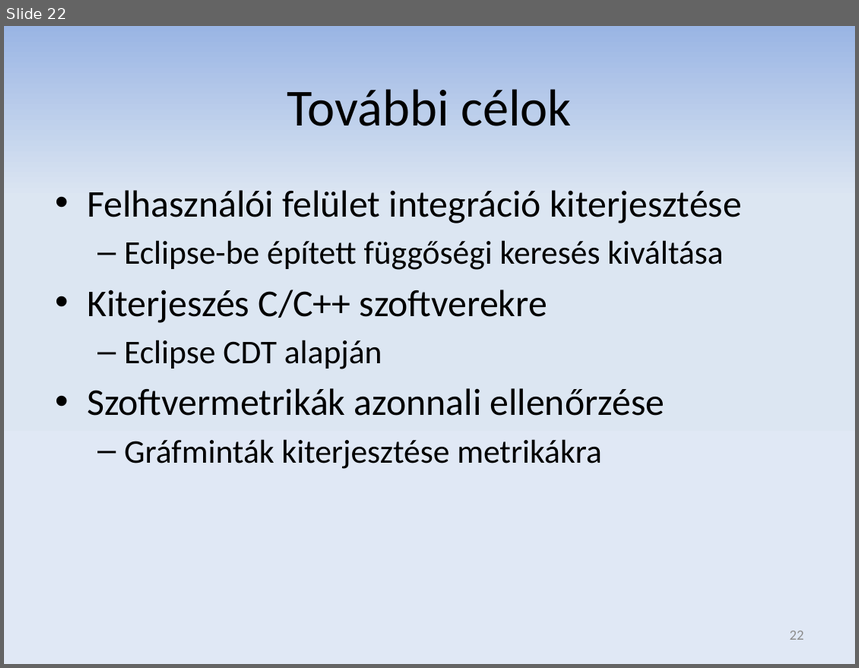
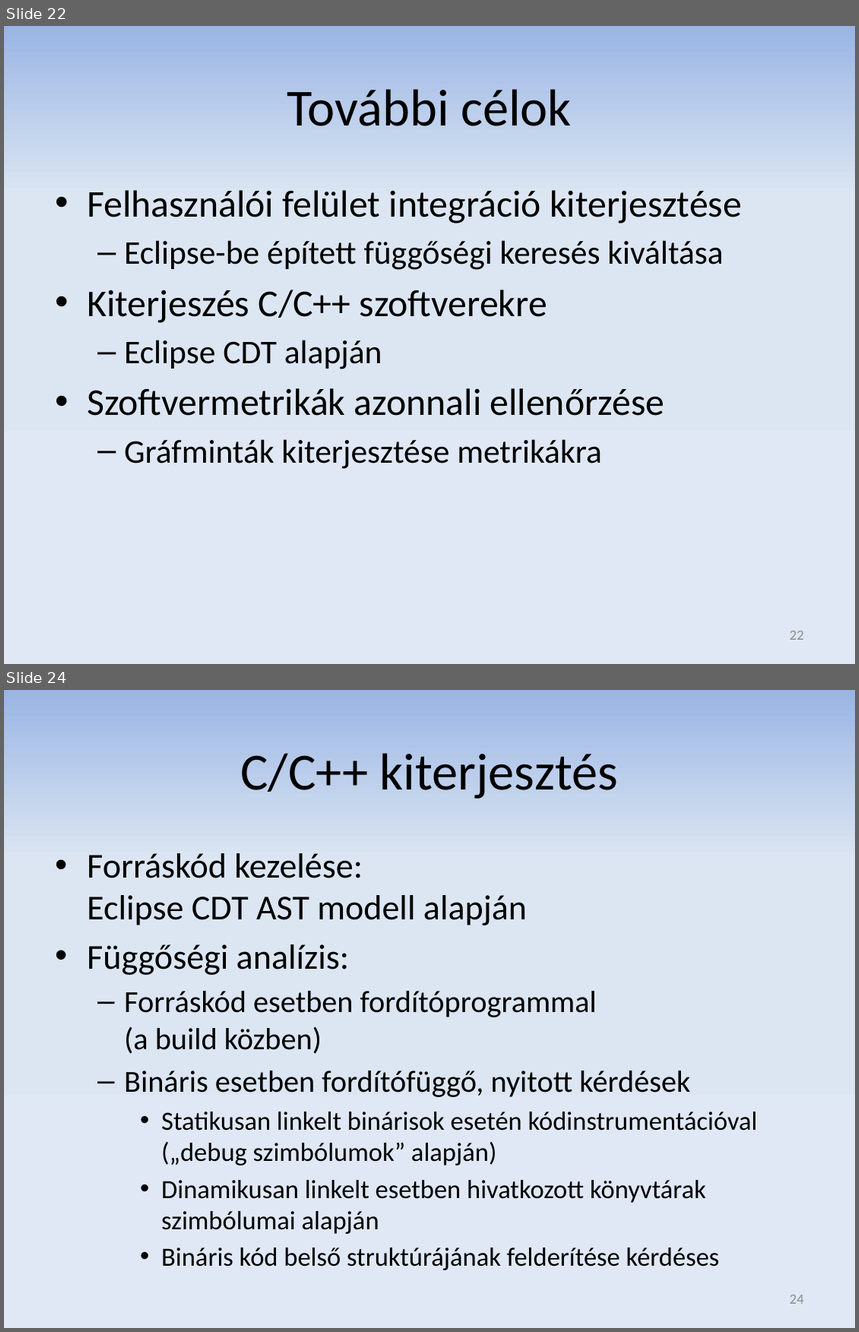
Before and after one commit to donat/incquery-deps, a slide deck: incquery-deps-documentation/presentation/tdk_pres_hu_v3.pptx. Shown one above the other, each under a label of ours: slide 22 before the commit, slides 22 and 24 after it; the slides between them are not shown. The pictures are 859x668 and 859x1332 pixels, drawn with LibreOffice and Linux fonts; fonts in the diff are those of the drawing. Boxes give left, top, right and bottom in pixels: in the first picture for what was removed or moved away, otherwise in the second. Text is boxed around its words. In the diff, an @@ line names an element or a change of style, - is before the commit and + after.

```diff
--- a/incquery-deps-documentation/presentation/tdk_pres_hu_v3.pptx
+++ b/incquery-deps-documentation/presentation/tdk_pres_hu_v3.pptx
@@ slide 24 added at (4,690,855,1328), background gradient #9AB5E4 to #DCE6F2 to #E1E8F5 @@
@@ title added at (240,753,618,799), 44 pt, text #000000 @@
+C/C++ kiterjesztés
@@ text added at (87,853,758,1271), 22.2 pt, text #000000 @@
+• Forráskód kezelése:
+  Eclipse CDT AST modell alapján
+• Függőségi analízis:
+  – Forráskód esetben fordítóprogrammal
+    (a build közben)
+  – Bináris esetben fordítófüggő, nyitott kérdések
+    • Statikusan linkelt binárisok esetén kódinstrumentációval („debug szimbólumok” alapján)
+    • Dinamikusan linkelt esetben hivatkozott könyvtárak szimbólumai alapján
+    • Bináris kód belső struktúrájának felderítése kérdéses
@@ page number added at (790,1295,804,1304), 12 pt, text #8C8C8C @@
+24
```
Also in this commit, not shown: 8 slides changed, 3 other slides added.
